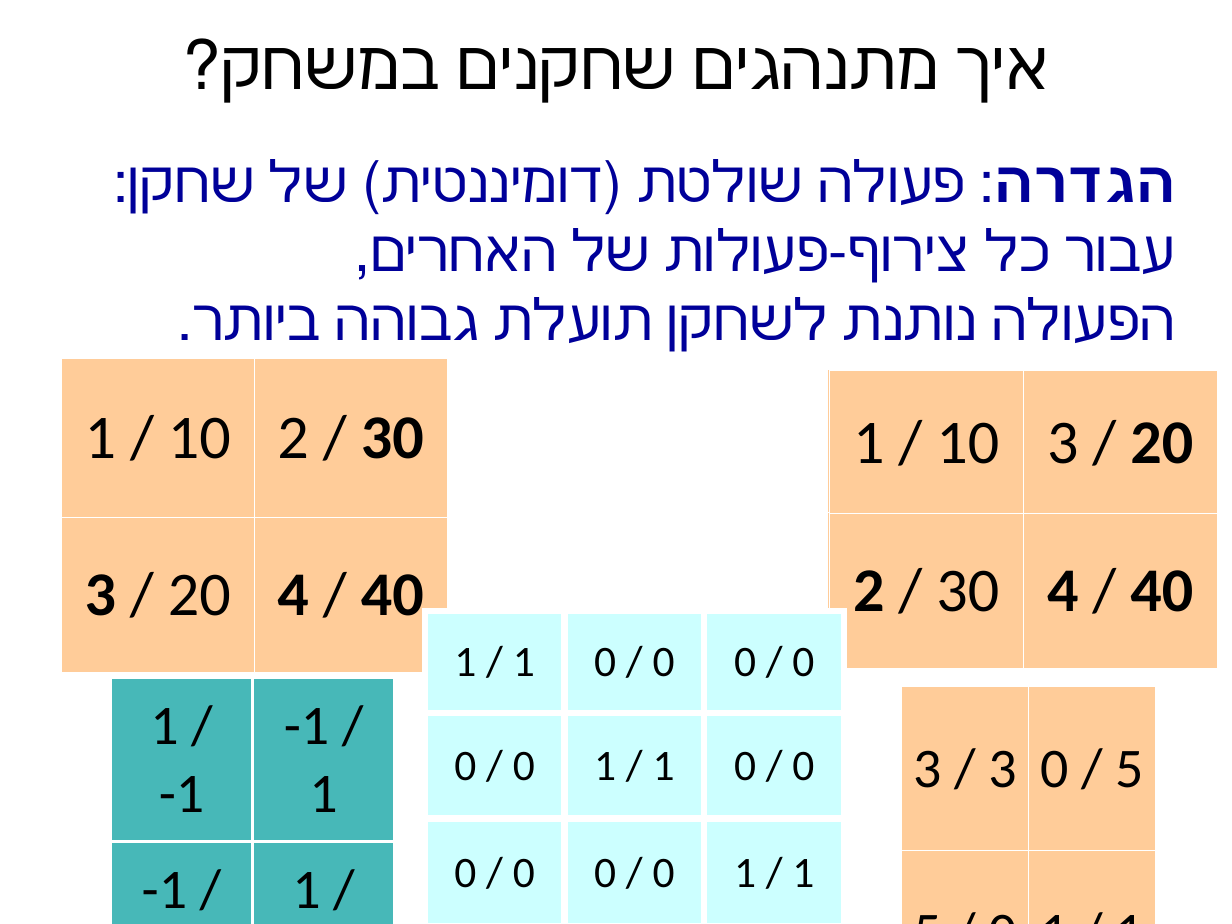
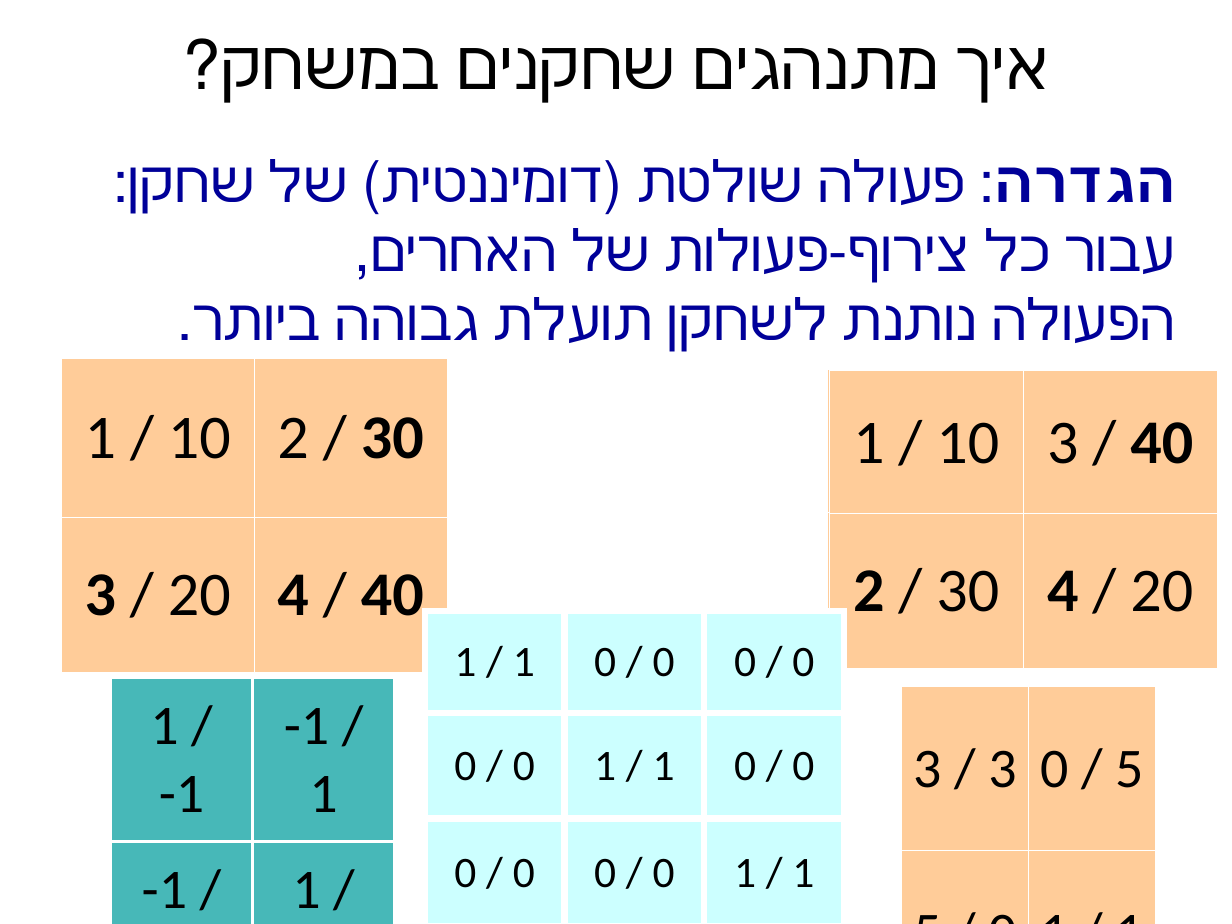
Before and after one commit to erelsgl-at-ariel/algorithms2m-5778, a slide deck: slide 5 of week06-games-equilibrium/slides-games-revelation-equilibrium.odp. Drawn at 1232x924 pixels with LibreOffice and Linux fonts; fonts in the diff are those of the drawing. Boxes give left, top, right and bottom in pixels: in the first picture for what was removed or moved away, otherwise in the second. Text is boxed around its words. In the diff, an @@ line names an element or a change of style, - is before the commit and + after.

```diff
--- a/week06-games-equilibrium/slides-games-revelation-equilibrium.odp
+++ b/week06-games-equilibrium/slides-games-revelation-equilibrium.odp
@@ table at [830,370,1219,667] @@
-row 1, column 2: 3 / 20
+row 1, column 2: 3 / 40
-row 2, column 2: 4 / 40
+row 2, column 2: 4 / 20
```
Also in this commit, not shown: 15 other files.
